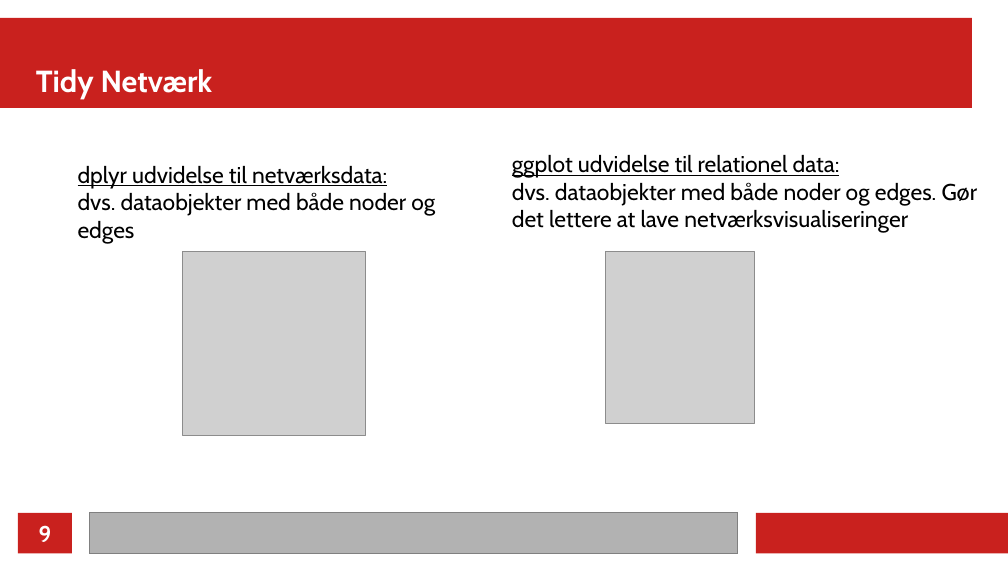
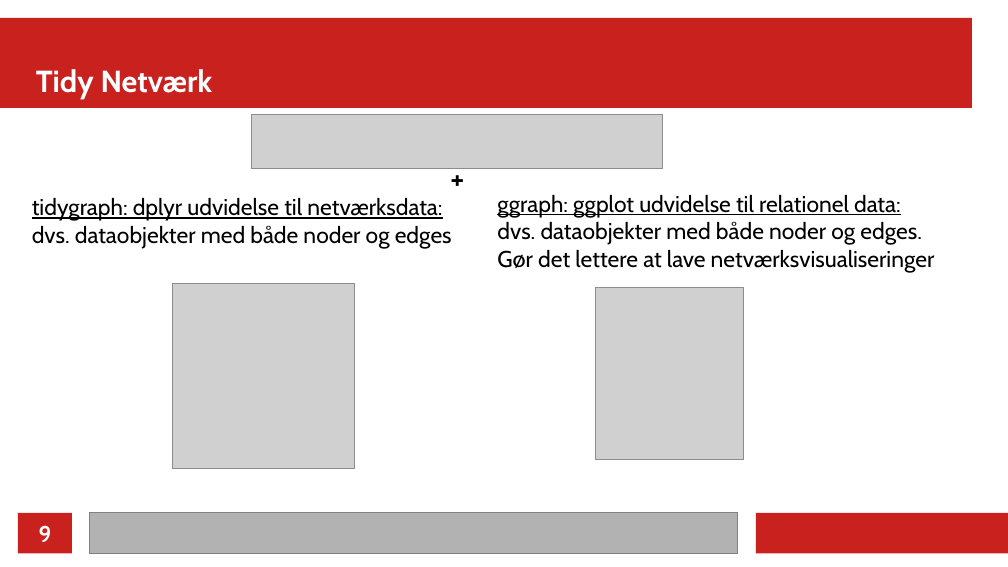
Before and after one commit to JacobLunding/netvaerksanalyse_cbs, a slide deck: slide 9 of presentations/Session1.odp. Drawn at 1008x567 pixels with LibreOffice and Linux fonts; fonts in the diff are those of the drawing; grey boxes stand for pictures. Boxes give left, top, right and bottom in pixels: in the first picture for what was removed or moved away, otherwise in the second. Text is boxed around its words. In the diff, an @@ line names an element or a change of style, - is before the commit and + after.

```diff
--- a/presentations/Session1.odp
+++ b/presentations/Session1.odp
@@ picture added at (252,114,663,168) @@
@@ text added at (442,154,488,204), 24 pt, text #000000, bold @@
++
@@ text "tidygraph: dplyr udvidelse til netværksdata:": place and size @@
-text "tidygraph: dplyr udvidelse til netværksdata:" at (78,166,435,244)
+text "tidygraph: dplyr udvidelse til netværksdata:" at (32,198,452,249)
@@ text at (32,198,442,221): text changed @@
-dplyr udvidelse til netværksdata:
+tidygraph: dplyr udvidelse til netværksdata:
@@ text "ggraph: ggplot udvidelse til relationel ...": place and size @@
-text "ggraph: ggplot udvidelse til relationel ..." at (512,155,978,233)
+text "ggraph: ggplot udvidelse til relationel ..." at (497,195,935,273)
@@ text at (497,195,901,218): text changed @@
-ggplot udvidelse til relationel data:
+ggraph: ggplot udvidelse til relationel data:
@@ picture: place and size @@
-picture at (183,252,366,435)
+picture at (172,284,355,467)
@@ picture: place and size @@
-picture at (606,252,755,424)
+picture at (595,287,744,459)
```
Also in this commit, not shown: 1 other slide changed.
